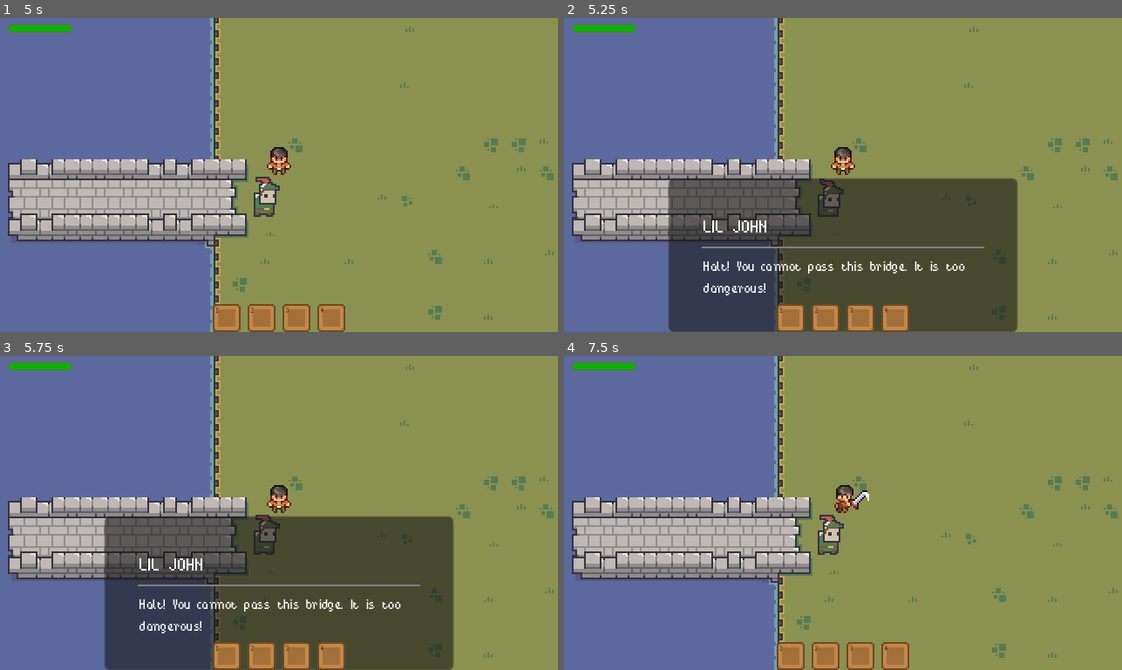
Above: before the commit, frames 1-4 (two rows, left to right).
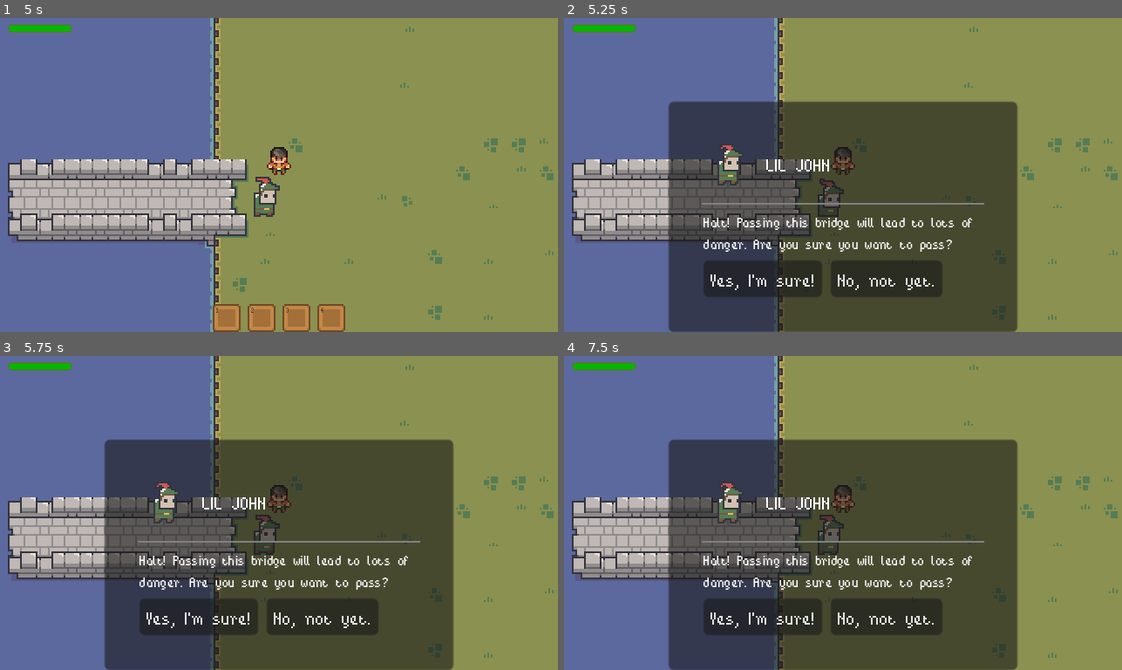
Above: after the commit, the same moments.

Repository: kahanscious/youtube-2d-arpg-series
Game: Godot game, scene res://levels/test_level.tscn
The game is run twice, just before and just after one commit, with the same random seed, the same clock (stepped at 60 frames per second) and the same inputs.
Inputs (mouse positions are in pixels of both pictures, inside the frame that each line leads up to):
- Up to frame 1 (5 s): tap Enter at 0.5 s; move the mouse to (251, 237) at 0.52 s; hold W (move_up) 0.53-1.25 s; hold E (interact) 0.53-1.25 s; click (251, 237) at 0.6 s; drag from (446, 222) to (167, 272) at 1.27 s; move the mouse to (111, 127) at 2.02 s; hold A (move_left) 2.03-2.75 s; hold E (interact) 2.03-2.75 s; click (111, 127) at 2.1 s; drag from (306, 175) to (111, 127) at 2.77 s; move the mouse to (195, 96) at 3.52 s; hold S (move_down) 3.53-4.25 s; hold Right mouse button (use_item) 3.53-4.25 s; tap E (interact) at 3.8 s; drag from (401, 159) to (279, 175) at 4.27 s
- Up to frame 2 (5.25 s): move the mouse to (731, 190) at 5.02 s; hold W (move_up) from 5.03 s (still down); hold E (interact) from 5.03 s (still down); click (731, 190) at 5.1 s
- Up to frame 3 (5.75 s): keep holding W (move_up); keep holding E (interact)
- Up to frame 4 (7.5 s): release W (move_up) at 5.75 s; release E (interact) at 5.75 s; drag from (898, 443) to (731, 528) at 5.77 s; move the mouse to (815, 575) at 6.52 s; hold D (move_right) 6.53-7.25 s; hold E (interact) 6.53-7.25 s; click (815, 575) at 6.6 s; drag from (1010, 560) to (826, 531) at 7.27 s

Frame 1 is identical in both runs. In frame 2, 23% of the frame differs, in the area x 18-82%, y 26-100%; in frame 3, 23%; in frame 4, 45%.

Commit message:
video12

Diff:
--- a/_autoloads/dialogue_manager.gd
+++ b/_autoloads/dialogue_manager.gd
@@ -1,6 +1,6 @@
 extends Node
 
-signal dialogue_finished
+signal dialogue_finished(choice: String)
 
 var dialogue_ui_scene: PackedScene = preload("res://dialogue/dialogue_ui.tscn")
 var dialogue_ui: CanvasLayer
@@ -8,6 +8,10 @@
 var dialogue_index := 0
 var is_dialogue_active := false
 var current_npc: NPC = null
+var current_choice: String = ""
+var waiting_for_input := false
+var is_choice_response := false
+var dialogue_cooldown := 0.2
 
 
 func _enter_tree() -> void:
@@ -16,7 +20,7 @@
 	dialogue_ui.hide()
 
 
-func start_dialogue(dialogue_data: Array, npc: NPC = null) -> void:
+func start_dialogue(dialogue_data: Array, npc: NPC = null, is_response := false) -> void:
 	if is_dialogue_active:
 		return
 
@@ -24,6 +28,7 @@
 	current_dialogue = dialogue_data
 	dialogue_index = 0
 	is_dialogue_active = true
+	is_choice_response = is_response
 	display_current_dialogue()
 
 
@@ -32,9 +37,29 @@
 		end_dialogue()
 		return
 
-	var current = current_dialogue[dialogue_index]
 	dialogue_ui.show()
-	dialogue_ui.show_dialogue(current)
+	dialogue_ui.show_dialogue(current_dialogue[dialogue_index])
+
+	if is_choice_response:
+		waiting_for_input = true
+		return
+
+	var choices := []
+	dialogue_index += 1
+
+	while dialogue_index < current_dialogue.size():
+		var next = current_dialogue[dialogue_index]
+		if DialogueUtils.is_choice_dialogue(next):
+			choices.append(next)
+			dialogue_index += 1
+		else:
+			break
+
+	if not choices.is_empty():
+		dialogue_ui.show_choices(choices)
+		waiting_for_input = false
+	else:
+		waiting_for_input = true
 
 
 func _input(event: InputEvent) -> void:
@@ -48,15 +73,17 @@
 		if dialogue_ui.is_typing:
 			dialogue_ui.is_typing = false
 			dialogue_ui.text.text = dialogue_ui.full_text
-		else:
-			dialogue_index += 1
-			display_current_dialogue()
+			dialogue_ui.show_pending_choices()
+		elif waiting_for_input:
+			end_dialogue()
+			waiting_for_input = false
 
 
 func end_dialogue() -> void:
+	dialogue_ui.hide()
+	is_dialogue_active = true
+	dialogue_finished.emit(current_choice)
+	current_choice = ""
+
+	await get_tree().create_timer(dialogue_cooldown).timeout
 	is_dialogue_active = false
-	dialogue_ui.hide_dialogue()
-	if current_npc:
-		current_npc.end_dialogue()
-		current_npc = null
-	dialogue_finished.emit()
--- a/character/state/state_machine.gd
+++ b/character/state/state_machine.gd
@@ -26,6 +26,10 @@
 				return
 
 	if DialogueManager.is_dialogue_active:
+		if current_state and current_state.name.to_lower() != "idle":
+			current_state.exit()
+			current_state = states["idle"]
+			current_state.enter()
 		return
 
 	if current_state:
--- a/dialogue/dialogue_area.gd
+++ b/dialogue/dialogue_area.gd
@@ -4,8 +4,14 @@
 
 @export var dialogue_sets: Array = []
 @export var current_set_index: int = 0
+@export var dialogue_cooldown: float = 0.2
 
 var player_in_range: bool = false
+var can_trigger := true
+
+
+func _ready() -> void:
+	DialogueManager.dialogue_finished.connect(_on_dialogue_finished)
 
 
 func _on_body_entered(body: Node2D) -> void:
@@ -19,7 +25,19 @@
 
 
 func _unhandled_input(event: InputEvent) -> void:
-	if event.is_action_pressed("interact") and player_in_range:
-		if not dialogue_sets.is_empty():
-			var npc = get_parent() if get_parent() is NPC else null
-			dialogue_triggered.emit(dialogue_sets[current_set_index], npc)
+	var can_start_dialogue = (
+		event.is_action_pressed("interact")
+		and player_in_range
+		and not DialogueManager.is_dialogue_active
+		and can_trigger
+	)
+
+	if can_start_dialogue and not dialogue_sets.is_empty():
+		var npc = get_parent() if get_parent() is NPC else null
+		dialogue_triggered.emit(dialogue_sets[current_set_index], npc)
+
+
+func _on_dialogue_finished(_choice: String) -> void:
+	can_trigger = false
+	await get_tree().create_timer(dialogue_cooldown).timeout
+	can_trigger = true
--- a/dialogue/dialogue_ui.gd
+++ b/dialogue/dialogue_ui.gd
@@ -2,20 +2,36 @@
 
 @onready var dialogue_box: PanelContainer = $DialogueBox
 @onready
-var speaker_name: Label = $DialogueBox/MarginContainer/VBoxContainer/HBoxContainer/VBoxContainer/SpeakerName
+var text: Label = $DialogueBox/MarginContainer/VBoxContainer/HBoxContainer/VBoxContainer/Text
 @onready
-var text: Label = $DialogueBox/MarginContainer/VBoxContainer/HBoxContainer/VBoxContainer/Text
+var profile: TextureRect = $DialogueBox/MarginContainer/VBoxContainer/HBoxContainer/VBoxContainer/HBoxContainer/Profile
+@onready
+var speaker_name: Label = $DialogueBox/MarginContainer/VBoxContainer/HBoxContainer/VBoxContainer/HBoxContainer/SpeakerName
+@onready
+var choice_container: HBoxContainer = $DialogueBox/MarginContainer/VBoxContainer/ChoiceContainer
+@onready
+var separator: HSeparator = $DialogueBox/MarginContainer/VBoxContainer/HBoxContainer/VBoxContainer/HSeparator
 
 var typing_speed := 0.05
 var is_typing: bool = false
 var full_text: String = ""
+var pending_choices: Array = []
 
 
 func show_dialogue(current: Dictionary) -> void:
 	dialogue_box.show()
+	clear_choices()
+
 	speaker_name.text = current.speaker
 	full_text = current.text
 	text.text = ""
+
+	if current.has("profile"):
+		profile.texture = current.profile
+		profile.show()
+	else:
+		profile.hide()
+
 	start_typing()
 
 
@@ -30,7 +46,45 @@
 
 	is_typing = false
 	text.text = full_text
+	show_pending_choices()
 
 
 func hide_dialogue() -> void:
 	dialogue_box.hide()
+	clear_choices()
+
+
+func show_choices(choices: Array) -> void:
+	pending_choices = choices
+	if not is_typing:
+		show_pending_choices()
+
+
+func show_pending_choices() -> void:
+	if pending_choices.is_empty():
+		return
+
+	separator.show()
+	for choice in pending_choices:
+		_create_choice_button(choice.text, choice.choice_id)
+	pending_choices.clear()
+
+
+func _create_choice_button(choice_text: String, choice_id: String) -> void:
+	var button := Button.new()
+	button.text = choice_text
+	button.pressed.connect(func(): _on_choice_selected(choice_id))
+	choice_container.add_child(button)
+
+
+func _on_choice_selected(choice_id: String) -> void:
+	DialogueManager.current_choice = choice_id
+	DialogueManager.dialogue_index += 1
+	DialogueManager.display_current_dialogue()
+
+
+func clear_choices() -> void:
+	for child in choice_container.get_children():
+		child.queue_free()
+	separator.hide()
+	pending_choices.clear()
--- a/dialogue/dialogue_ui.tscn
+++ b/dialogue/dialogue_ui.tscn
@@ -1,7 +1,11 @@
-[gd_scene load_steps=3 format=3 uid="uid://cww5hjd86uqx"]
+[gd_scene load_steps=4 format=3 uid="uid://cww5hjd86uqx"]
 
 [ext_resource type="Script" path="res://dialogue/dialogue_ui.gd" id="1_q6vqq"]
 [ext_resource type="FontFile" uid="uid://b2boendgcs7l6" path="res://assets/fonts/BitPotion.ttf" id="2_gww4h"]
+
+[sub_resource type="Theme" id="Theme_a38b4"]
+Button/font_sizes/font_size = 16
+Button/fonts/font = ExtResource("2_gww4h")
 
 [node name="DialogueUI" type="CanvasLayer"]
 script = ExtResource("1_q6vqq")
@@ -36,7 +40,14 @@
 layout_mode = 2
 size_flags_horizontal = 3
 
-[node name="SpeakerName" type="Label" parent="DialogueBox/MarginContainer/VBoxContainer/HBoxContainer/VBoxContainer"]
+[node name="HBoxContainer" type="HBoxContainer" parent="DialogueBox/MarginContainer/VBoxContainer/HBoxContainer/VBoxContainer"]
+layout_mode = 2
+
+[node name="Profile" type="TextureRect" parent="DialogueBox/MarginContainer/VBoxContainer/HBoxContainer/VBoxContainer/HBoxContainer"]
+custom_minimum_size = Vector2(32, 32)
+layout_mode = 2
+
+[node name="SpeakerName" type="Label" parent="DialogueBox/MarginContainer/VBoxContainer/HBoxContainer/VBoxContainer/HBoxContainer"]
 layout_mode = 2
 theme_override_fonts/font = ExtResource("2_gww4h")
 theme_override_font_sizes/font_size = 16
@@ -53,3 +64,8 @@
 theme_override_font_sizes/font_size = 12
 text = "What the character is saying!"
 autowrap_mode = 2
+
+[node name="ChoiceContainer" type="HBoxContainer" parent="DialogueBox/MarginContainer/VBoxContainer"]
+layout_mode = 2
+theme = SubResource("Theme_a38b4")
+theme_override_constants/separation = 5
--- /dev/null
+++ b/dialogue/dialogue_utils.gd
@@ -0,0 +1,18 @@
+class_name DialogueUtils extends RefCounted
+
+const CHOICE_PREFIX: String = "choice_"
+
+
+static func add_choices_to_dialogue_set(dialogue_set: DialogueSet, choices: Array):
+	for i in range(choices.size()):
+		dialogue_set.dialogues.append(
+			{"speaker": "choice", "text": choices[i], "choice_id": CHOICE_PREFIX + str(i)}
+		)
+
+
+static func is_choice_dialogue(dialogue: Dictionary) -> bool:
+	return dialogue.get("speaker") == "choice"
+
+
+static func get_choice_id(dialogue: Dictionary) -> String:
+	return dialogue.get("choice_id", "")
--- a/inventory/inventory_bar.gd
+++ b/inventory/inventory_bar.gd
@@ -1,6 +1,7 @@
 extends CanvasLayer
 
 @onready var slots: HBoxContainer = $Control/HBoxContainer/Slots
+@onready var control: Control = $Control
 
 const SLOT_SCENE = preload("res://inventory/inventory_slot.tscn")
 
@@ -15,6 +16,13 @@
 		_create_slots(inventory.max_slots)
 	else:
 		print("No inventory found!")
+
+
+func _process(delta: float) -> void:
+	if DialogueManager.is_dialogue_active:
+		control.hide()
+	else:
+		control.show()
 
 
 func _create_slots(count: int) -> void:
--- a/npc/bridge_guard.gd
+++ b/npc/bridge_guard.gd
@@ -2,28 +2,71 @@
 
 signal bridge_cleared
 
-@export var move_position: Vector2
 @export var character_name: String = "Lil John"
 
 var has_said_yes: bool = false
+var has_moved: bool = false
 
 
 func _ready() -> void:
 	super._ready()
-
 	dialogue_area.dialogue_sets = [create_initial_dialogue()]
 
 func create_initial_dialogue() -> DialogueSet:
 	var set = DialogueSet.new()
+
+	if has_moved:
+		set.dialogues = [
+			{
+				"speaker": character_name,
+				"text": "Hope you're finding your travels well!",
+				"profile": get_profile()
+			}
+		]
+		return set
+
+
+
 	set.dialogues = [
 		{
 			"speaker": character_name,
-			"text": "Halt! You cannot pass this bridge. It is too dangerous!"
+			"text": "Halt! Passing this bridge will lead to lots of danger. Are you sure you want to pass?" if not has_said_yes else "Welcome back! Are you ready to pass?",
+			"profile": get_profile()
 		}
 	]
+
+	var choices = ["Yes, I'm sure!", "No, not yet."]
+	DialogueUtils.add_choices_to_dialogue_set(set, choices)
 	return set
 
 
 func _on_dialogue_finished(choice: String):
-	if choice == "yes" and not has_said_yes:
+	if not has_said_yes:
 		has_said_yes = true
+		dialogue_area.dialogue_sets = [create_initial_dialogue()]
+
+	if choice == DialogueUtils.CHOICE_PREFIX + "0":
+		var response = [
+			{
+				"speaker": character_name,
+				"text": "I'll step aside. Good luck!",
+				"profile": get_profile()
+			}
+		]
+		DialogueManager.start_dialogue(response, self, true)
+
+		if not has_moved:
+			has_moved = true
+			var tween = create_tween()
+			tween.tween_property(self, "position", position + Vector2(0, -32), 1.0)
+			dialogue_area.dialogue_sets = [create_initial_dialogue()]
+
+	elif choice == DialogueUtils.CHOICE_PREFIX + "1":
+		var response = [
+			{
+				"speaker": character_name,
+				"text": "Come back when you're ready.",
+				"profile": get_profile()
+			}
+		]
+		DialogueManager.start_dialogue(response, self, true)
--- a/npc/bridge_guard.tscn
+++ b/npc/bridge_guard.tscn
@@ -1,8 +1,12 @@
-[gd_scene load_steps=10 format=3 uid="uid://ikugkbxafqm7"]
+[gd_scene load_steps=11 format=3 uid="uid://ikugkbxafqm7"]
 
 [ext_resource type="PackedScene" uid="uid://5dkbenj77wo7" path="res://npc/npc.tscn" id="1_0lq3j"]
 [ext_resource type="Texture2D" uid="uid://do1l6jv4t77op" path="res://assets/characters/npc/littleJohn_.png" id="2_gh4yg"]
 [ext_resource type="Script" path="res://npc/bridge_guard.gd" id="2_lv2mx"]
+
+[sub_resource type="AtlasTexture" id="AtlasTexture_du065"]
+atlas = ExtResource("2_gh4yg")
+region = Rect2(0, 0, 32, 32)
 
 [sub_resource type="RectangleShape2D" id="RectangleShape2D_cxcew"]
 size = Vector2(15, 24)
@@ -70,8 +74,8 @@
 
 [node name="BridgeGuard" instance=ExtResource("1_0lq3j")]
 script = ExtResource("2_lv2mx")
-move_position = Vector2(0, 0)
 character_name = "Lil John"
+profile_texture = SubResource("AtlasTexture_du065")
 
 [node name="Sprite2D" parent="." index="0"]
 texture = ExtResource("2_gh4yg")
--- a/npc/npc.gd
+++ b/npc/npc.gd
@@ -25,3 +25,9 @@
 func end_dialogue() -> void:
 	is_in_dialogue = false
 	dialogue_ended.emit()
+
+
+func get_profile() -> Texture2D:
+	if profile_texture:
+		return profile_texture
+	return null
